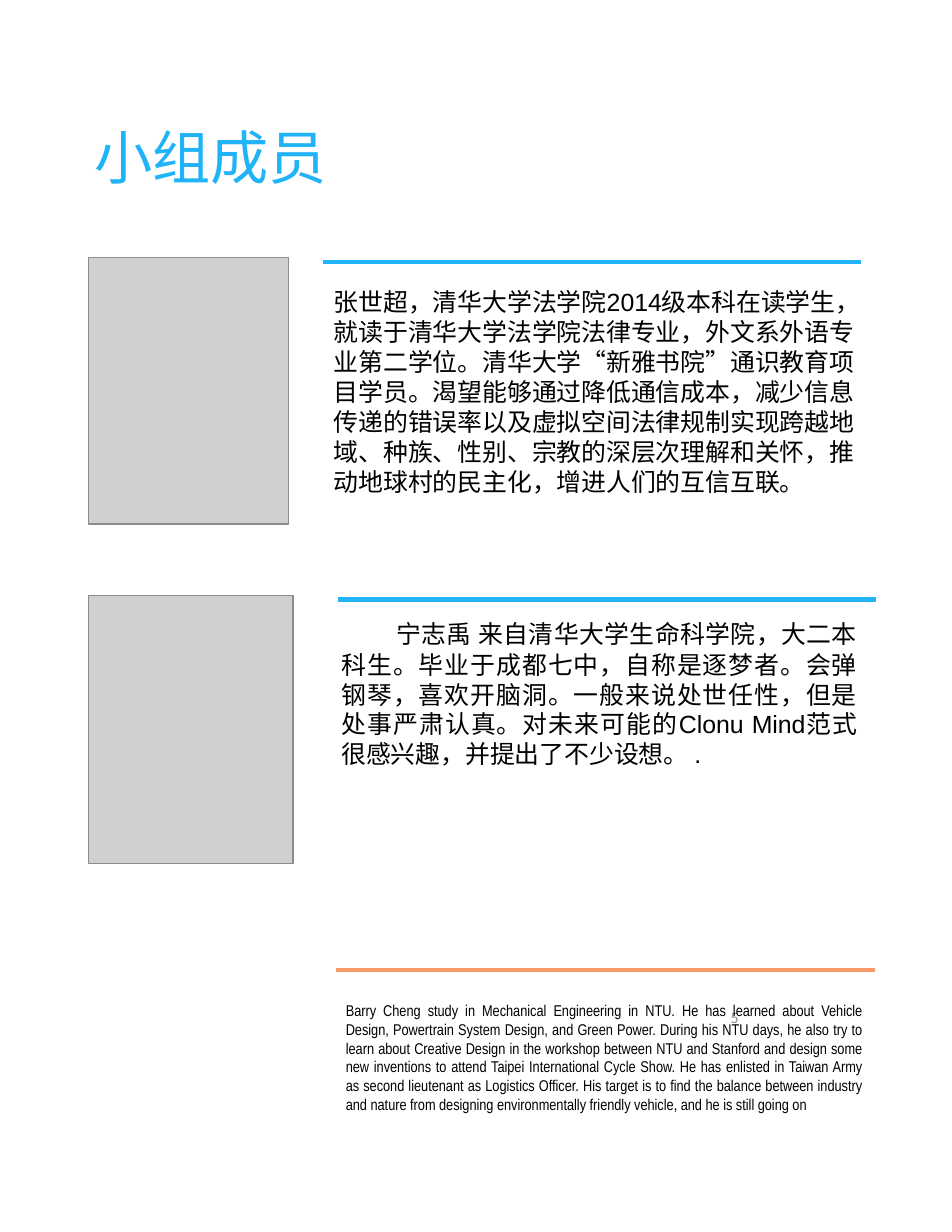
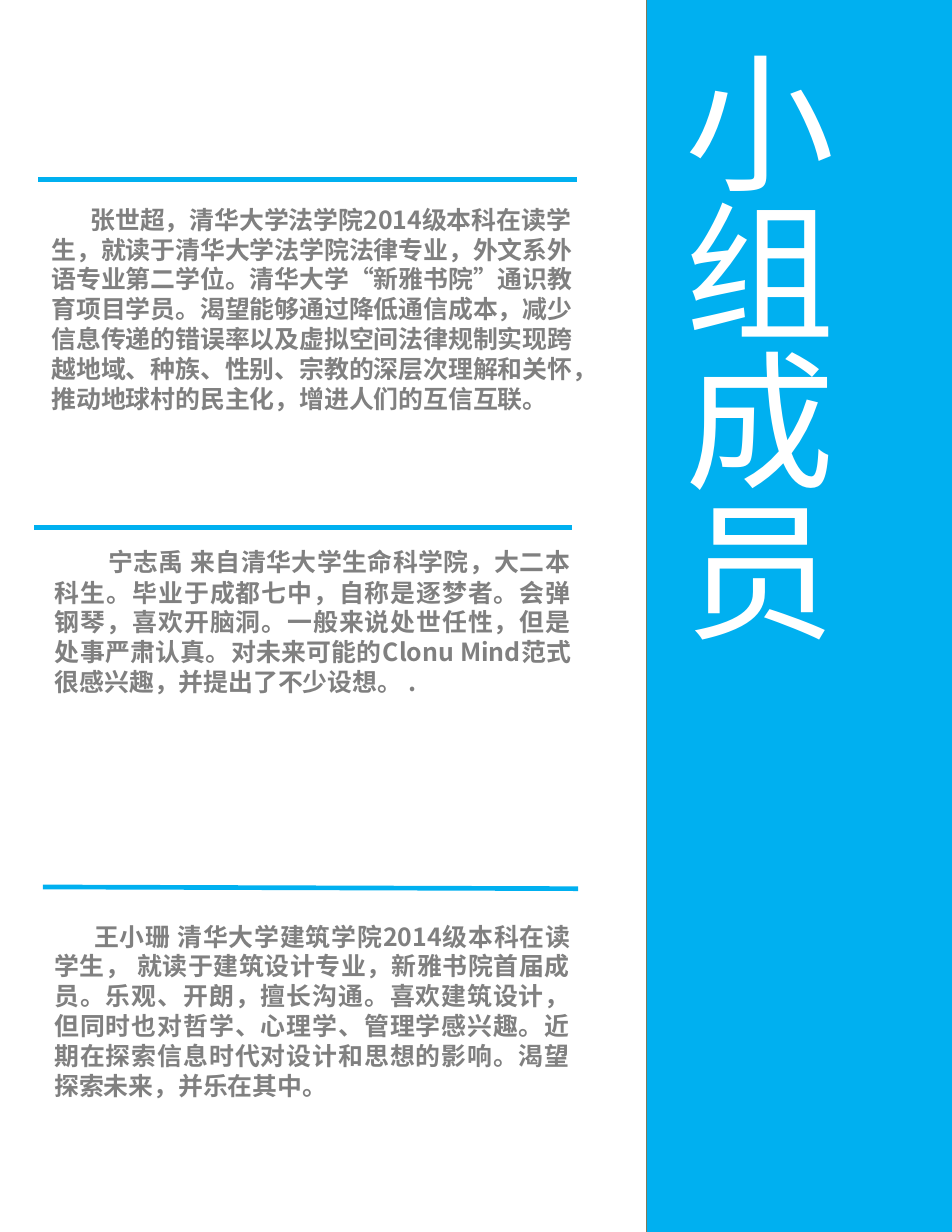
Before and after one commit to XLP-Based-Courses/-, a slide deck: slide 4 of 学习报告文本/学习报告.pptx (slide 5 before the commit). Drawn at 952x1232 pixels with LibreOffice and Linux fonts; fonts in the diff are those of the drawing; grey boxes stand for pictures. Boxes give left, top, right and bottom in pixels: in the first picture for what was removed or moved away, otherwise in the second. Text is boxed around its words. In the diff, an @@ line names an element or a change of style, - is before the commit and + after.

```diff
--- a/学习报告文本/学习报告.pptx
+++ b/学习报告文本/学习报告.pptx
@@ rectangle added at <box>646,0,952,1232</box>, fill #00B0F0, outline #7D7A5C 1 pt @@
@@ text "小组成员": place and size @@
-text "小组成员" at <box>94,130,327,184</box>
+text "小组成员" at <box>685,55,834,640</box>
@@ text "小组成员" at <box>685,55,834,640</box>: size 37.4 to 96 pt, text colour #21B3F7 to #FFFFFF; line spacing 0.9 to 1; vertical alignment middle to top @@
@@ line moved from (323, 262) - (860, 262) to (38, 179) - (577, 179) @@
@@ line (38, 179) - (577, 179): stroke #21B3F9 3 pt to #00B0F0 3 pt @@
@@ text "张世超，清华大学法学院2014级本科在读学生，就读于清华大学法学院法律专业，外文系外语专业第二学位。清华大学“新雅书院” ...": place and size @@
-text "张世超，清华大学法学院2014级本科在读学生，就读于清华大学法学院法律专业，外文系外语专业第二学位。清华大学“新雅书院” ..." at <box>334,290,861,494</box>
+text "张世超，清华大学法学院2014级本科在读学生，就读于清华大学法学院法律专业，外文系外语专业第二学位。清华大学“新雅书院” ..." at <box>52,208,598,411</box>
@@ text "张世超，清华大学法学院2014级本科在读学生，就读于清华大学法学院法律专业，外文系外语专业第二学位。清华大学“新雅书院” ..." at <box>52,208,598,411</box>: font Arial to Noto Sans CJK SC, text colour #000000 to #808080, bold on @@
@@ picture removed at <box>88,258,289,524</box> @@
@@ line moved from (338, 600) - (876, 600) to (35, 528) - (572, 528) @@
@@ line (35, 528) - (572, 528): stroke #21B3F9 3 pt to #00B0F0 3 pt @@
@@ text "宁志禹 来自清华大学生命科学院，大二本科生。毕业于成都七中，自称是逐梦者。会弹钢琴，喜欢开脑洞。一般来说处世任性，但是处 ..." at <box>55,550,571,694</box>: font Arial to Noto Sans CJK SC, text colour #000000 to #808080, bold on @@
@@ text "宁志禹 来自清华大学生命科学院，大二本科生。毕业于成都七中，自称是逐梦者。会弹钢琴，喜欢开脑洞。一般来说处世任性，但是处 ...": place and size @@
-text "宁志禹 来自清华大学生命科学院，大二本科生。毕业于成都七中，自称是逐梦者。会弹钢琴，喜欢开脑洞。一般来说处世任性，但是处 ..." at <box>341,622,857,766</box>
+text "宁志禹 来自清华大学生命科学院，大二本科生。毕业于成都七中，自称是逐梦者。会弹钢琴，喜欢开脑洞。一般来说处世任性，但是处 ..." at <box>55,550,571,694</box>
@@ picture removed at <box>88,596,293,864</box> @@
@@ line added from (43, 887) to (578, 888), #00B0F0 3 pt @@
@@ text added at <box>54,925,571,1098</box>, 16 pt, text #808080, bold @@
+王小珊 清华大学建筑学院2014级本科在读学生， 就读于建筑设计专业，新雅书院首届成员。乐观、开朗，擅长沟通。喜欢建筑设计，但同时也对哲学、心理学、管理学感兴趣。近期在探索信息时代对设计和思想的影响。渴望探索未来，并乐在其中。
@@ line removed from (336, 970) to (875, 970) @@
@@ text removed at <box>346,1004,863,1114</box> @@
-Barry Cheng study in Mechanical Engineering in NTU. He has learned about Vehicle Design, Powertrain System Design, and Green Power. During his NTU days, he also try to learn about Creative Design in the workshop between NTU and Stanford and design some new inventions to attend Taipei International Cycle Show. He has enlisted in Taiwan Army as second lieutenant as Logistics Officer. His target is to find the balance between industry and nature from designing environmentally friendly vehicle, and he is still going on
@@ page number removed at <box>731,1010,739,1028</box> @@
-5
```
Also in this commit, not shown: 1 other slide changed, 10 slides added, 2 slides removed, 7 other files.
